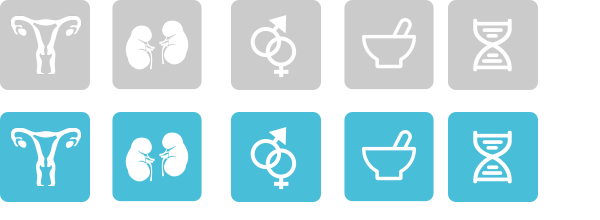
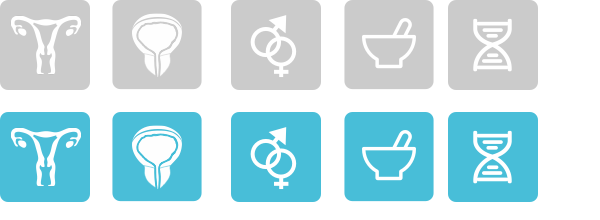
Layers edited between the first and the second 600 × 220 image:
added layer "qlx_h" (1st of 2, in "hover") in group "hover" over (125, 125, 189, 190)
hid "qlx_l" (1st of 2, in "hover") over (125, 13, 189, 77)
hid "qlx_h" (2nd of 2, in "hover") over (125, 125, 189, 190)
added layer "qlx_l" (2nd of 2, in "link") in group "link" over (125, 13, 189, 77)
